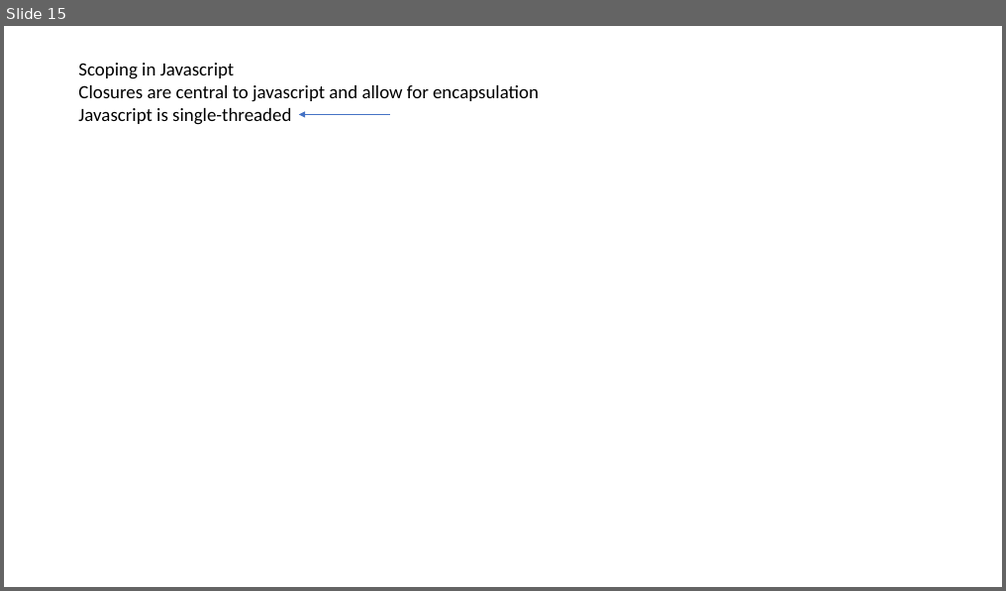
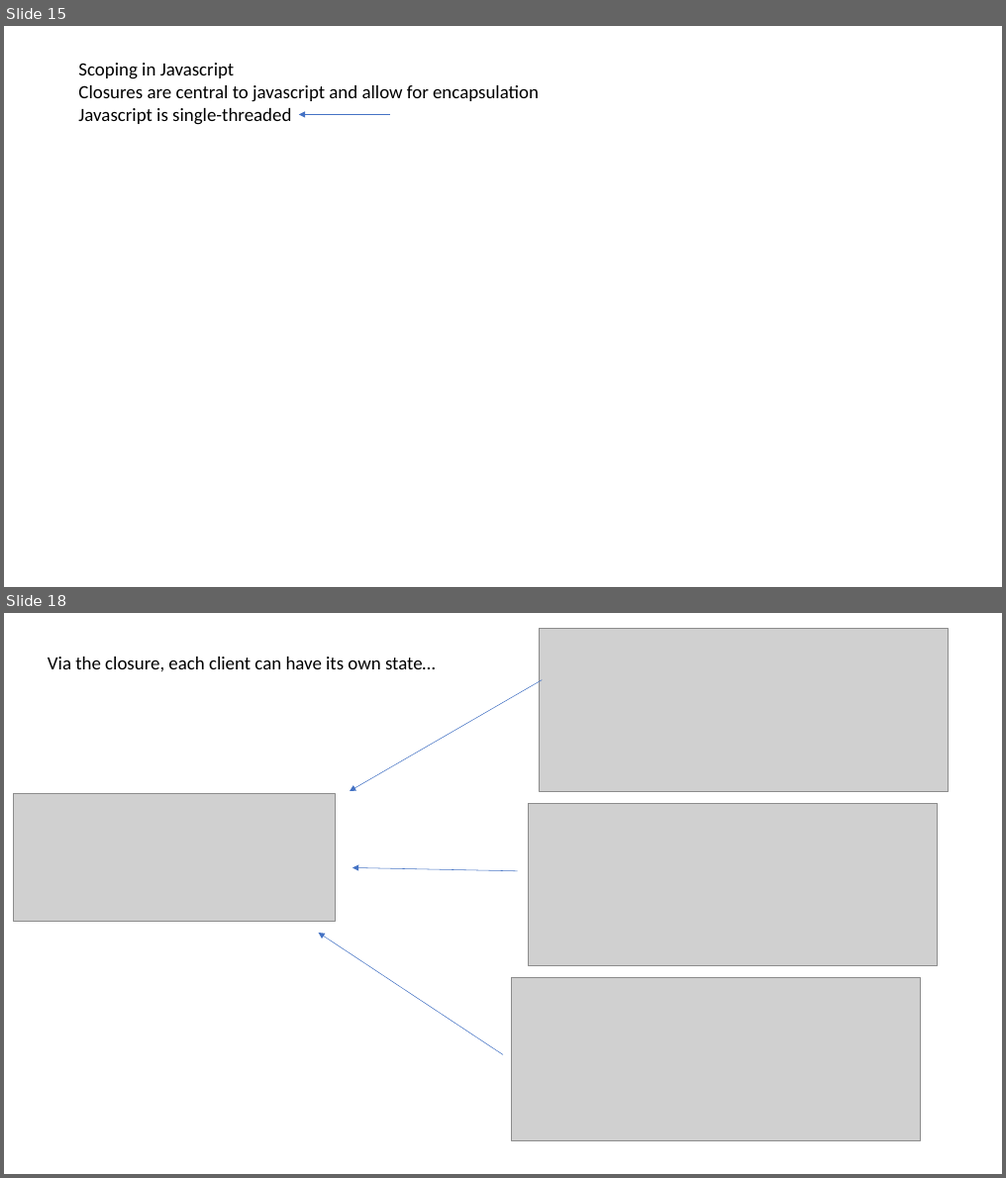
Before and after one commit to afodor/afodor.github.io, a slide deck: classes/prog2017/Prog3-Lecture25.pptx. Shown one above the other, each under a label of ours: slide 15 before the commit, slides 15 and 18 after it; the slides between them are not shown. The pictures are 1006x591 and 1006x1178 pixels, drawn with LibreOffice and Linux fonts; fonts in the diff are those of the drawing; grey boxes stand for pictures. Boxes give left, top, right and bottom in pixels: in the first picture for what was removed or moved away, otherwise in the second. Text is boxed around its words. In the diff, an @@ line names an element or a change of style, - is before the commit and + after.

```diff
--- a/classes/prog2017/Prog3-Lecture25.pptx
+++ b/classes/prog2017/Prog3-Lecture25.pptx
@@ slide 18 added at (x1=4, y1=613, x2=1002, y2=1174), background #FFFFFF @@
@@ picture added at (x1=539, y1=629, x2=948, y2=792) @@
@@ text added at (x1=48, y1=657, x2=436, y2=672), 18 pt, text #000000 @@
+Via the closure, each client can have its own state…
@@ arrow added from (543, 679) to (350, 791), #4472C4 0.5 pt @@
@@ picture added at (x1=14, y1=794, x2=335, y2=922) @@
@@ picture added at (x1=528, y1=803, x2=938, y2=966) @@
@@ arrow added from (518, 871) to (352, 868), #4472C4 0.5 pt @@
@@ arrow added from (503, 1056) to (319, 933), #4472C4 0.5 pt @@
@@ picture added at (x1=512, y1=978, x2=921, y2=1142) @@
```
Also in this commit, not shown: 1 slide changed, 5 other slides added.
